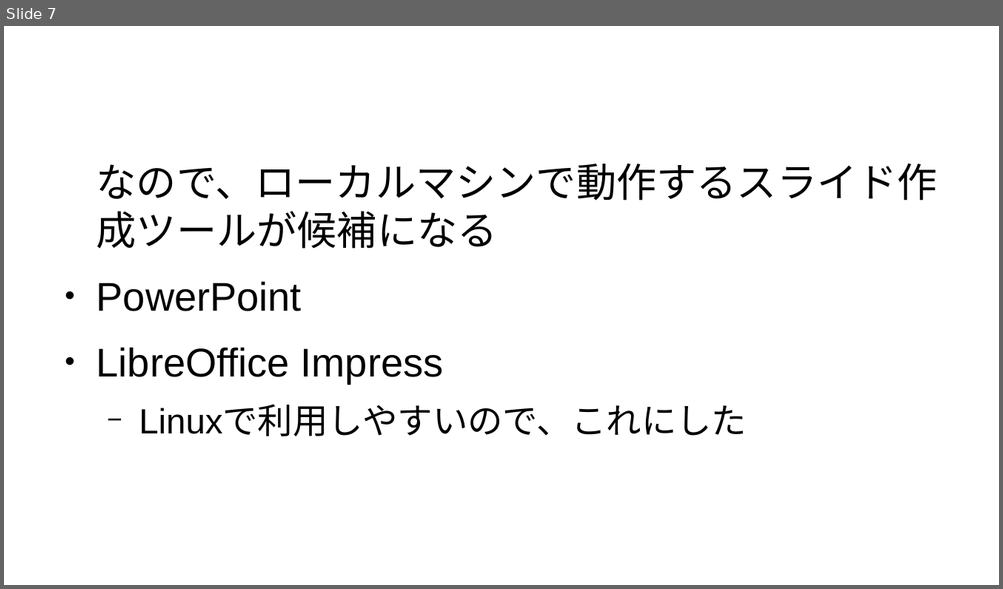
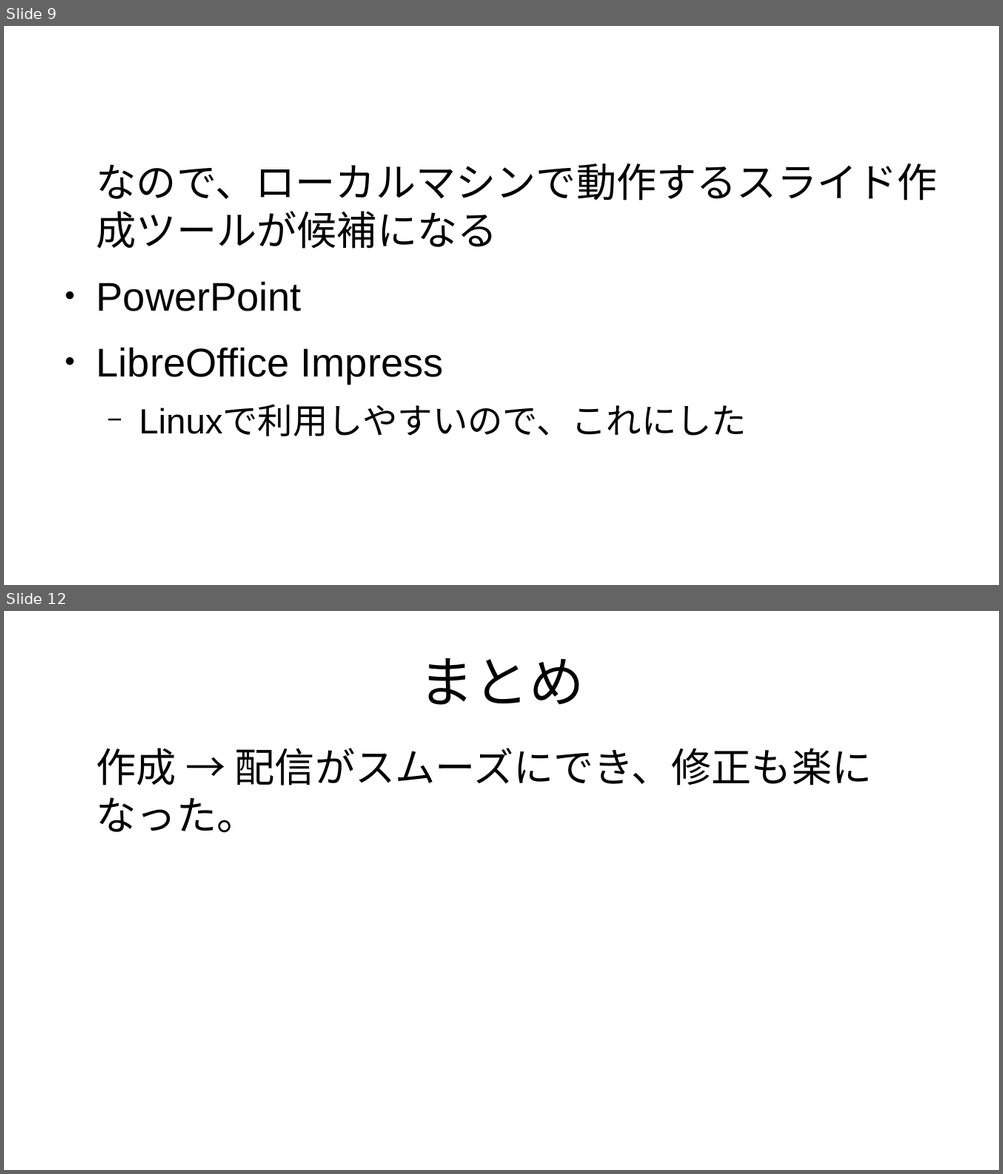
Before and after one commit to kijimaD/roam-ui, a slide deck: pages/pdfs/20250201_slide.odp. Shown one above the other, each under a label of ours: slide 7 before the commit, slides 9 and 12 after it; the slides between them are not shown. The pictures are 1003x589 and 1003x1174 pixels, drawn with LibreOffice and Linux fonts; fonts in the diff are those of the drawing. Boxes give left, top, right and bottom in pixels: in the first picture for what was removed or moved away, otherwise in the second. Text is boxed around its words. In the diff, an @@ line names an element or a change of style, - is before the commit and + after.

```diff
--- a/pages/pdfs/20250201_slide.odp
+++ b/pages/pdfs/20250201_slide.odp
@@ slide 12 added at box(4, 611, 999, 1170), background #FFFFFF @@
@@ title added at box(418, 658, 583, 705), 44 pt, text #000000 @@
+まとめ
@@ text added at box(96, 748, 872, 833), 32 pt, text #000000 @@
+作成 → 配信がスムーズにでき、修正も楽になった。
@@ what was slide 7 is now slide 9 @@
```
Also in this commit, not shown: 4 slides changed, 4 other slides added, 1 slide removed, 4 other files.
